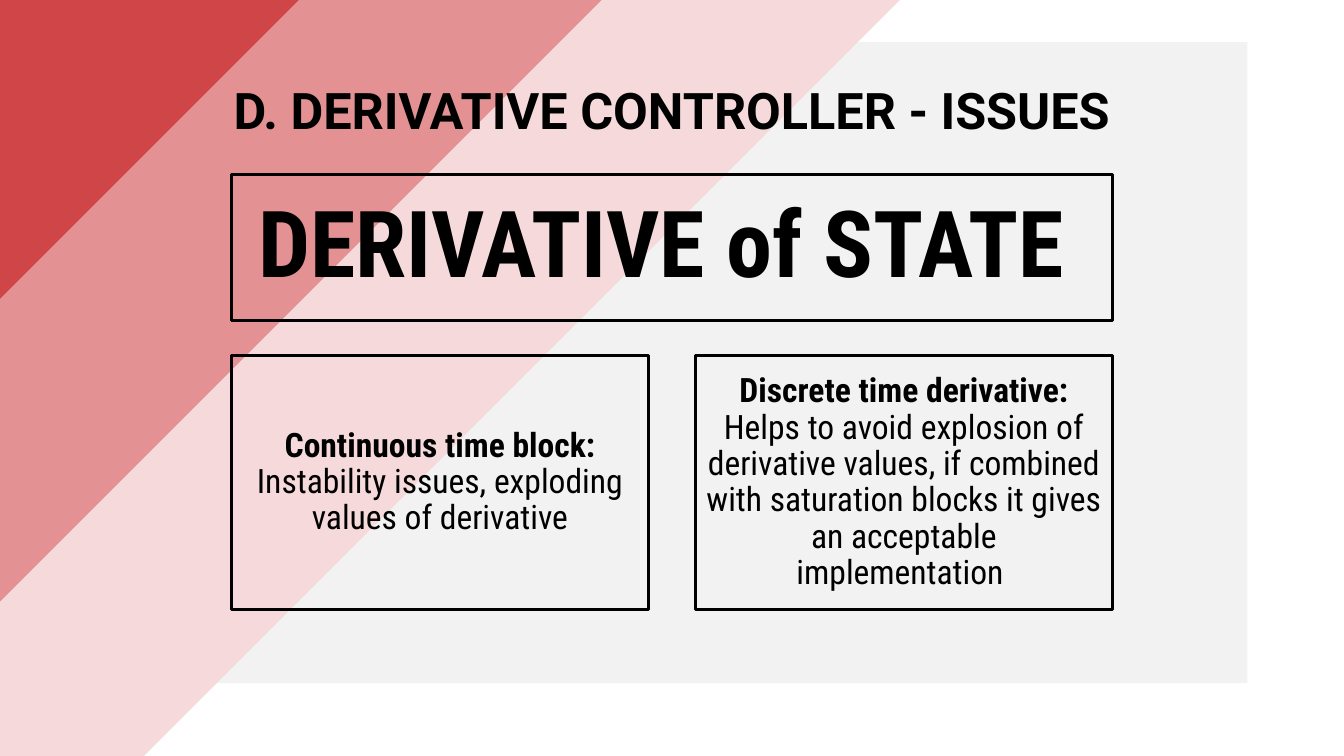
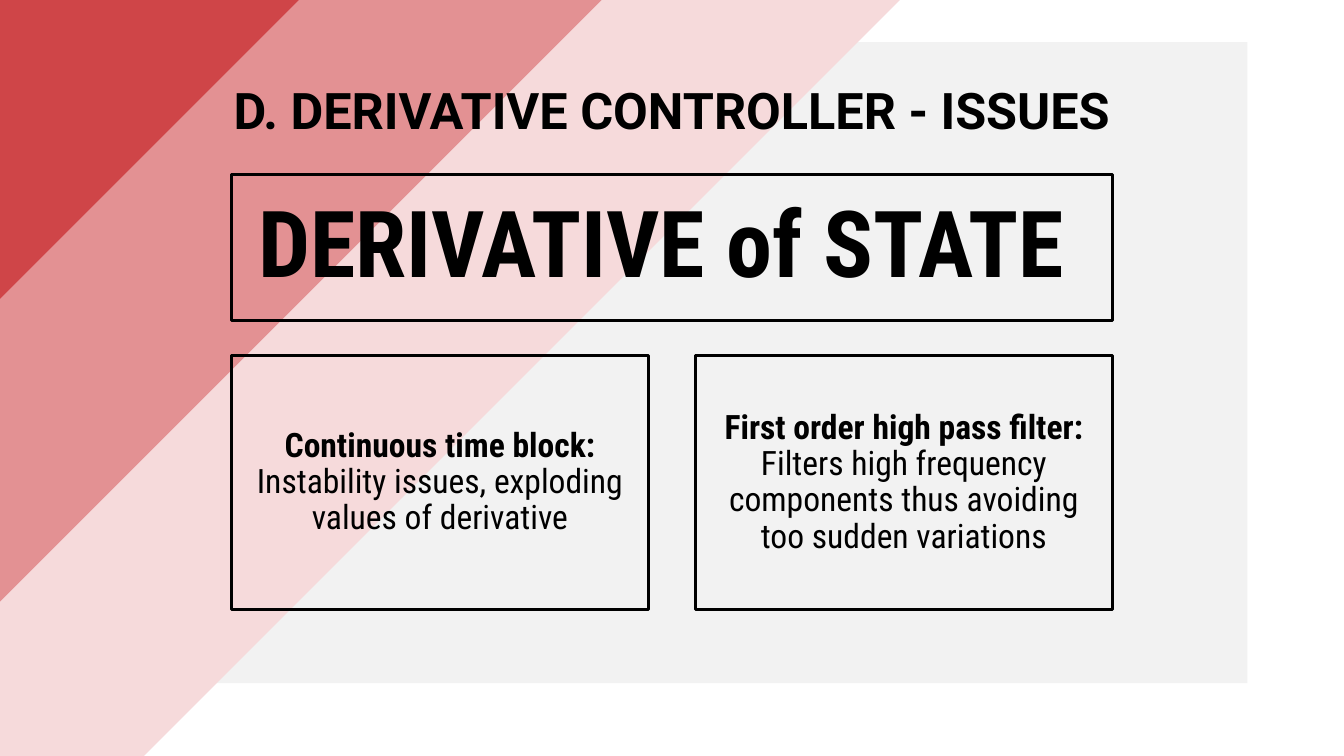
Before and after one commit to PippoGot/R-C2, a slide deck: slide 26 of documentation/presentation.pptx. Drawn at 1344x756 pixels with LibreOffice and Linux fonts; fonts in the diff are those of the drawing. Boxes give left, top, right and bottom in pixels: in the first picture for what was removed or moved away, otherwise in the second. Text is boxed around its words. In the diff, an @@ line names an element or a change of style, - is before the commit and + after.

```diff
--- a/documentation/presentation.pptx
+++ b/documentation/presentation.pptx
@@ text in rectangle at bbox=[725, 413, 1083, 549]: text changed @@
-Discrete time derivative:
-Helps to avoid explosion of derivative values, if combined with saturation blocks it gives an acceptable implementation
+First order high pass filter:
+Filters high frequency components thus avoiding too sudden variations
```
Also in this commit, not shown: 11 other slides changed, 11 other files.
